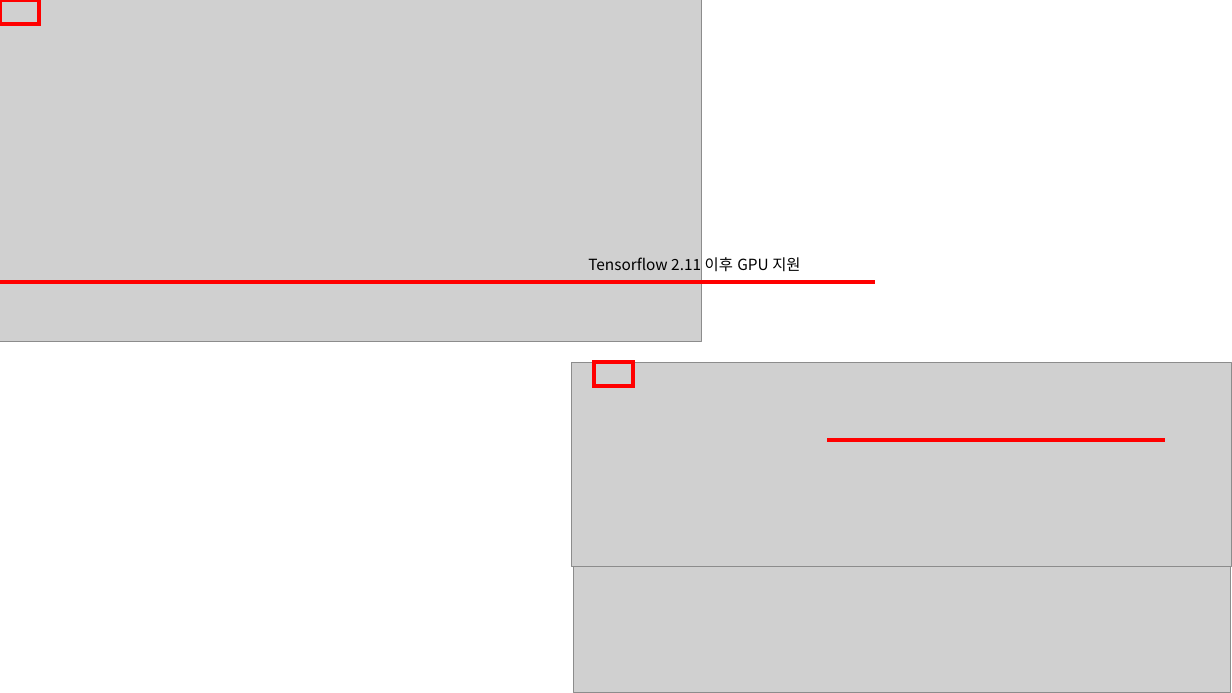
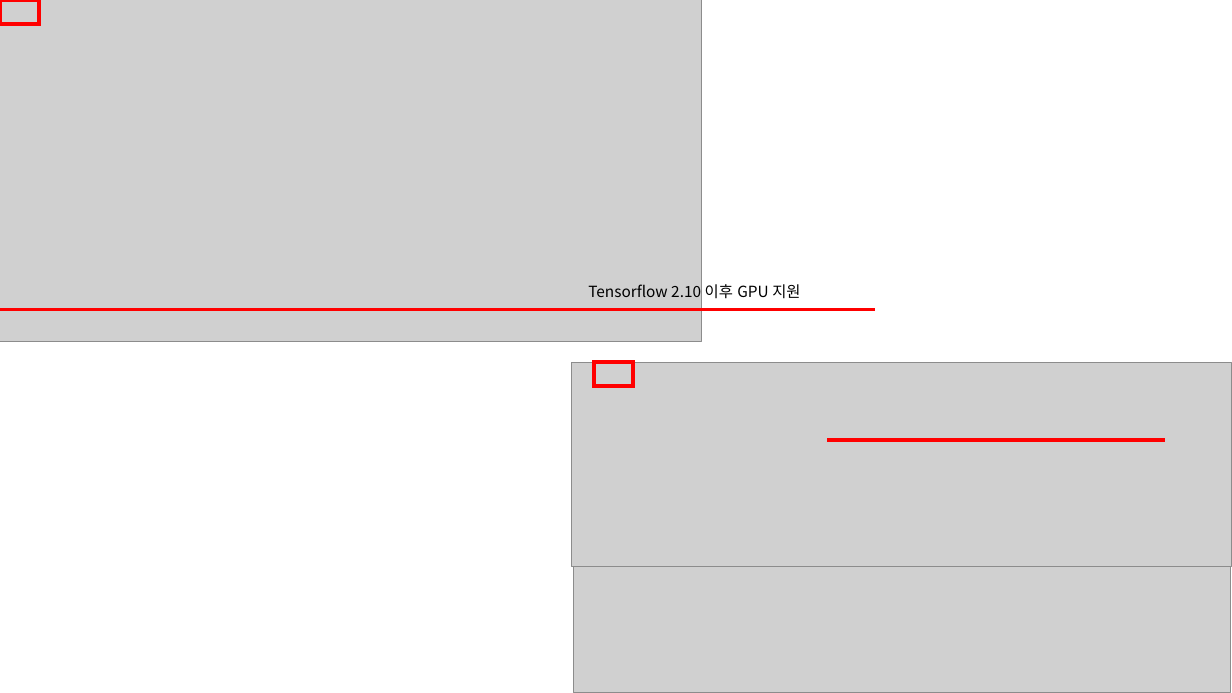
Before and after one commit to TaewanGwon/bitcoin, a slide deck: slide 5 of Tensorflow&Pytorch_GPU_Setup_20250319.pptx (slide 4 before the commit). Drawn at 1232x693 pixels with LibreOffice and Linux fonts; fonts in the diff are those of the drawing; grey boxes stand for pictures. Boxes give left, top, right and bottom in pixels: in the first picture for what was removed or moved away, otherwise in the second. Text is boxed around its words. In the diff, an @@ line names an element or a change of style, - is before the commit and + after.

```diff
--- a/Tensorflow&Pytorch_GPU_Setup_20250319.pptx
+++ b/Tensorflow&Pytorch_GPU_Setup_20250319.pptx
@@ text at (x1=588, y1=284, x2=800, y2=299): text changed @@
-Tensorflow 2.11 이후 GPU 지원
+Tensorflow 2.10 이후 GPU 지원
@@ line moved from (0, 282) - (875, 282) to (0, 310) - (875, 310) @@
```
Also in this commit, not shown: 3 other slides changed, 1 slide added.
